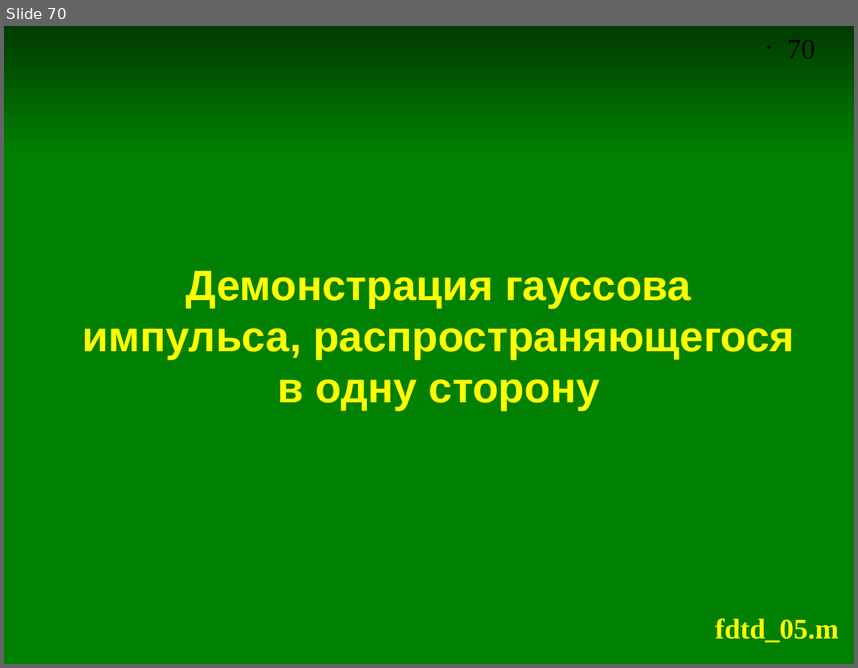
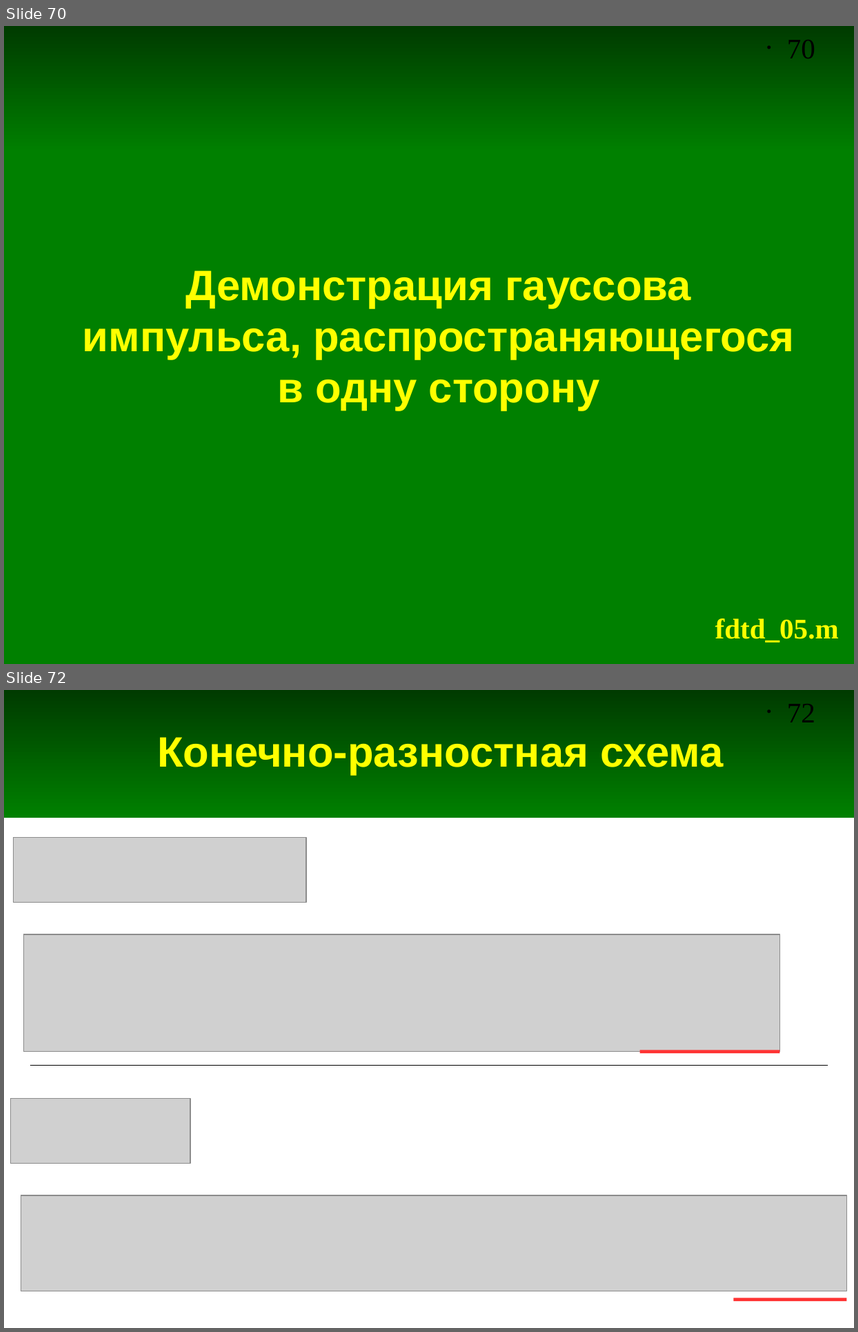
Before and after one commit to andris0147sv/modelling, a slide deck: presentations/2. FDTD.odp. Shown one above the other, each under a label of ours: slide 70 before the commit, slides 70 and 72 after it; the slides between them are not shown. The pictures are 858x668 and 858x1332 pixels, drawn with LibreOffice and Linux fonts; fonts in the diff are those of the drawing; grey boxes stand for pictures. Boxes give left, top, right and bottom in pixels: in the first picture for what was removed or moved away, otherwise in the second. Text is boxed around its words. In the diff, an @@ line names an element or a change of style, - is before the commit and + after.

```diff
--- a/presentations/2. FDTD.odp
+++ b/presentations/2. FDTD.odp
@@ slide 72 added at <box>4,690,854,1328</box>, background #FFFFFF; not listed: 2 template elements that a slide beside it also shows @@
@@ title added at <box>157,737,724,775</box>, 36 pt, text #FFFF00, bold @@
+Конечно-разностная схема
@@ picture added at <box>14,837,306,903</box> @@
@@ picture added at <box>23,934,780,1052</box> @@
@@ line added from (640, 1052) to (780, 1052), #FF3333 2.83 pt @@
@@ line added from (30, 1065) to (828, 1065), #000000 0 pt @@
@@ picture added at <box>11,1098,190,1163</box> @@
@@ picture added at <box>21,1195,847,1291</box> @@
@@ line added from (733, 1299) to (846, 1299), #FF3333 2.83 pt @@
```
Also in this commit, not shown: 21 other slides added.
